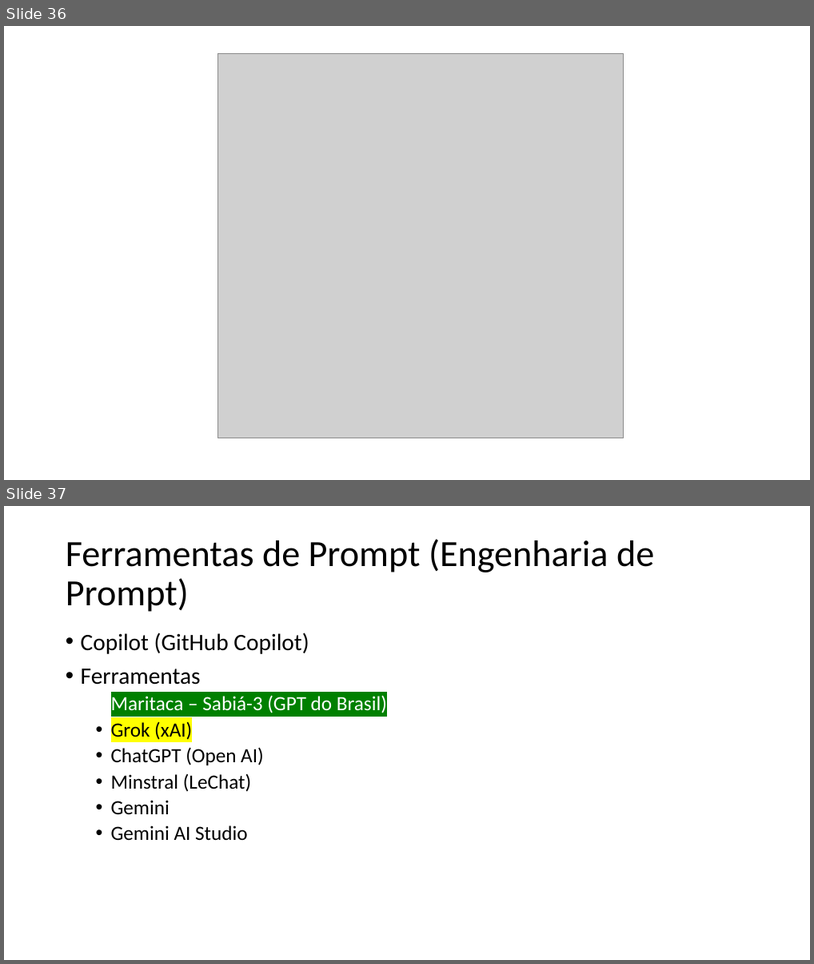
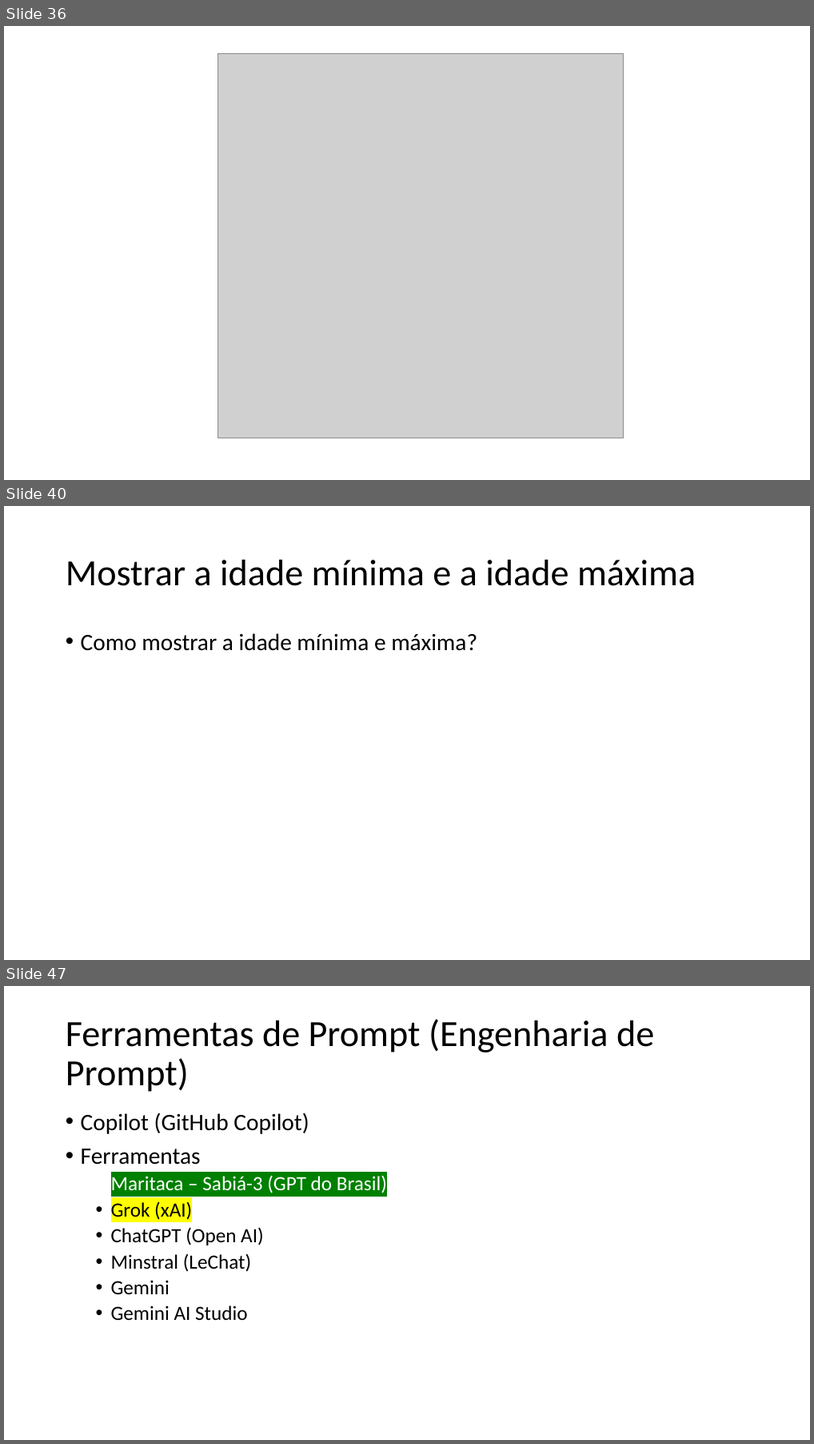
Before and after one commit to romulodf-cesar/etl_senso2015, a slide deck: Git e GitHub.pptx. Shown one above the other, each under a label of ours: slides 36 and 37 before the commit, slides 36, 40 and 47 after it; the slides between them are not shown. The pictures are 814x964 and 814x1444 pixels, drawn with LibreOffice and Linux fonts; fonts in the diff are those of the drawing; grey boxes stand for pictures. Boxes give left, top, right and bottom in pixels: in the first picture for what was removed or moved away, otherwise in the second. Text is boxed around its words. In the diff, an @@ line names an element or a change of style, - is before the commit and + after.

```diff
--- a/Git e GitHub.pptx
+++ b/Git e GitHub.pptx
@@ slide 40 added at box(4, 506, 810, 960), background #FFFFFF @@
@@ title added at box(66, 560, 696, 586), 44 pt, text #000000 @@
+Mostrar a idade mínima e a idade máxima
@@ text added at box(81, 633, 478, 651), 28 pt, text #000000 @@
+• Como mostrar a idade mínima e máxima?
@@ what was slide 37 is now slide 47 @@
```
Also in this commit, not shown: 9 other slides added, 1 other file.
